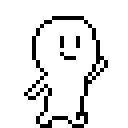
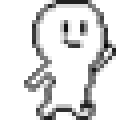
Layer changes from the first 128x128 image to the second:
painted on "レイヤー 3" over <box>24,0,116,128</box>
